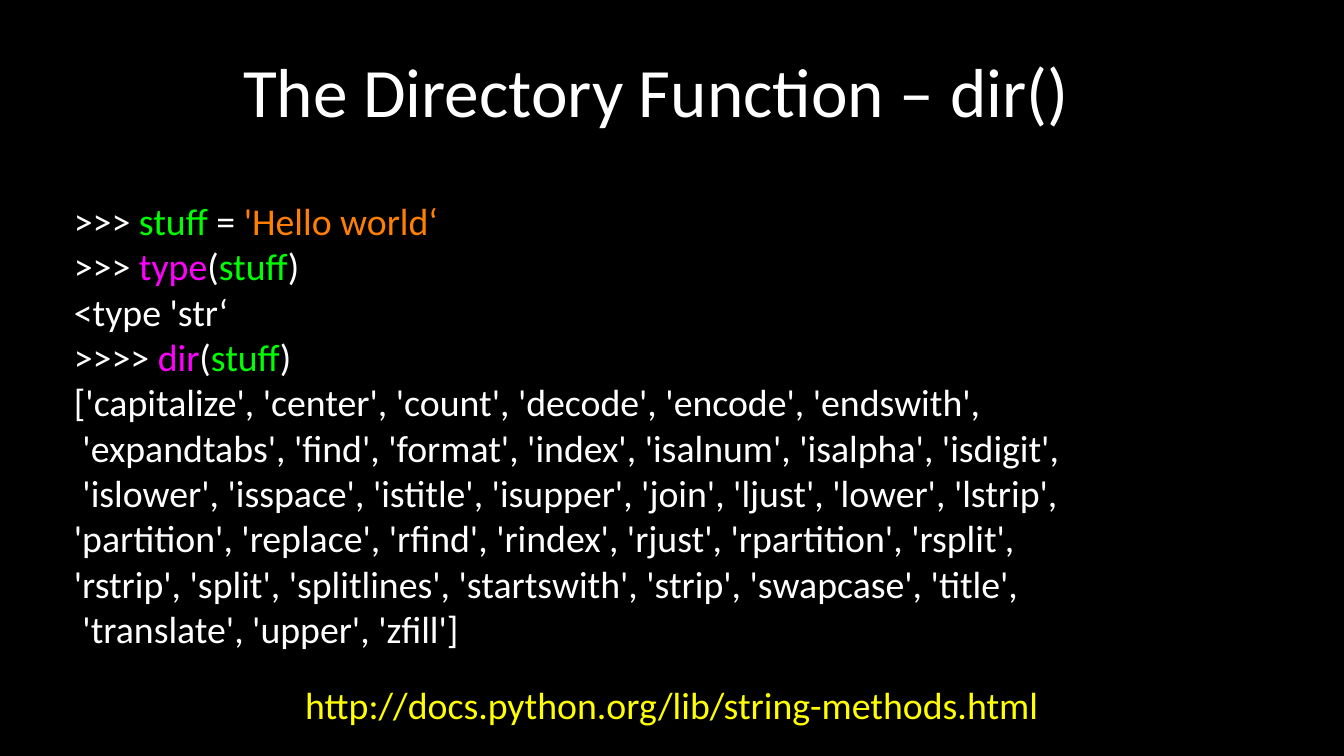
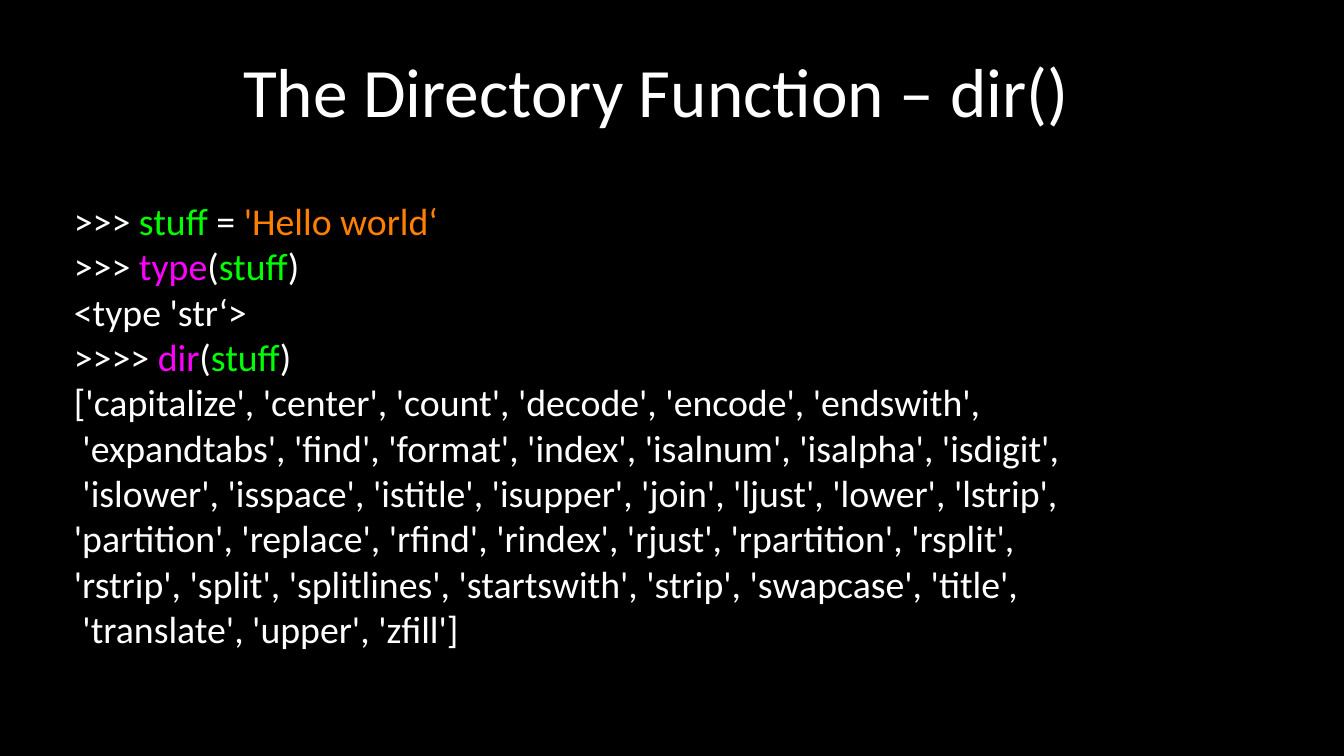
Before and after one commit to jalexander1/Python_Course_Slideware, a slide deck: slide 25 of PythonCourse_06_Strings.ppt (slide 24 before the commit). Drawn at 1344x756 pixels with LibreOffice and Linux fonts; fonts in the diff are those of the drawing. Boxes give left, top, right and bottom in pixels: in the first picture for what was removed or moved away, otherwise in the second. Text is boxed around its words. In the diff, an @@ line names an element or a change of style, - is before the commit and + after.

```diff
--- a/PythonCourse_06_Strings.ppt
+++ b/PythonCourse_06_Strings.ppt
@@ text at [74,299,247,332]: text changed @@
-<type 'str‘
+<type 'str‘>
@@ text removed at [305,692,1038,726] @@
-http://docs.python.org/lib/string-methods.html
```
Also in this commit, not shown: 8 other slides changed, 2 slides added, 1 slide removed, 6 other files.
